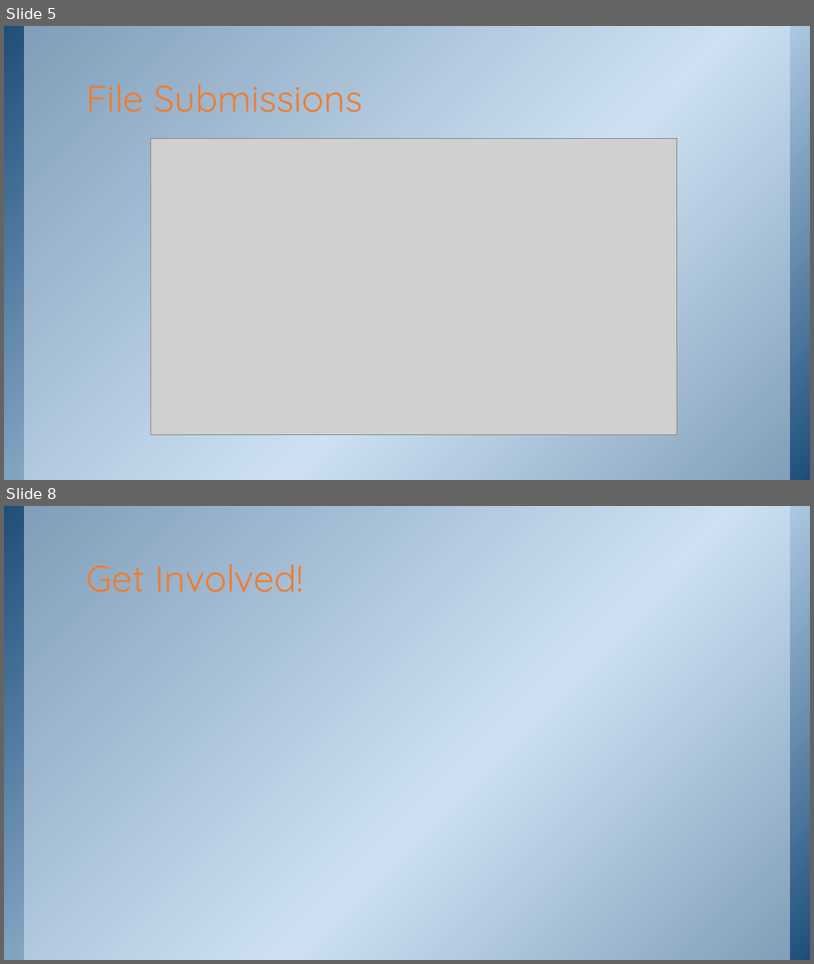
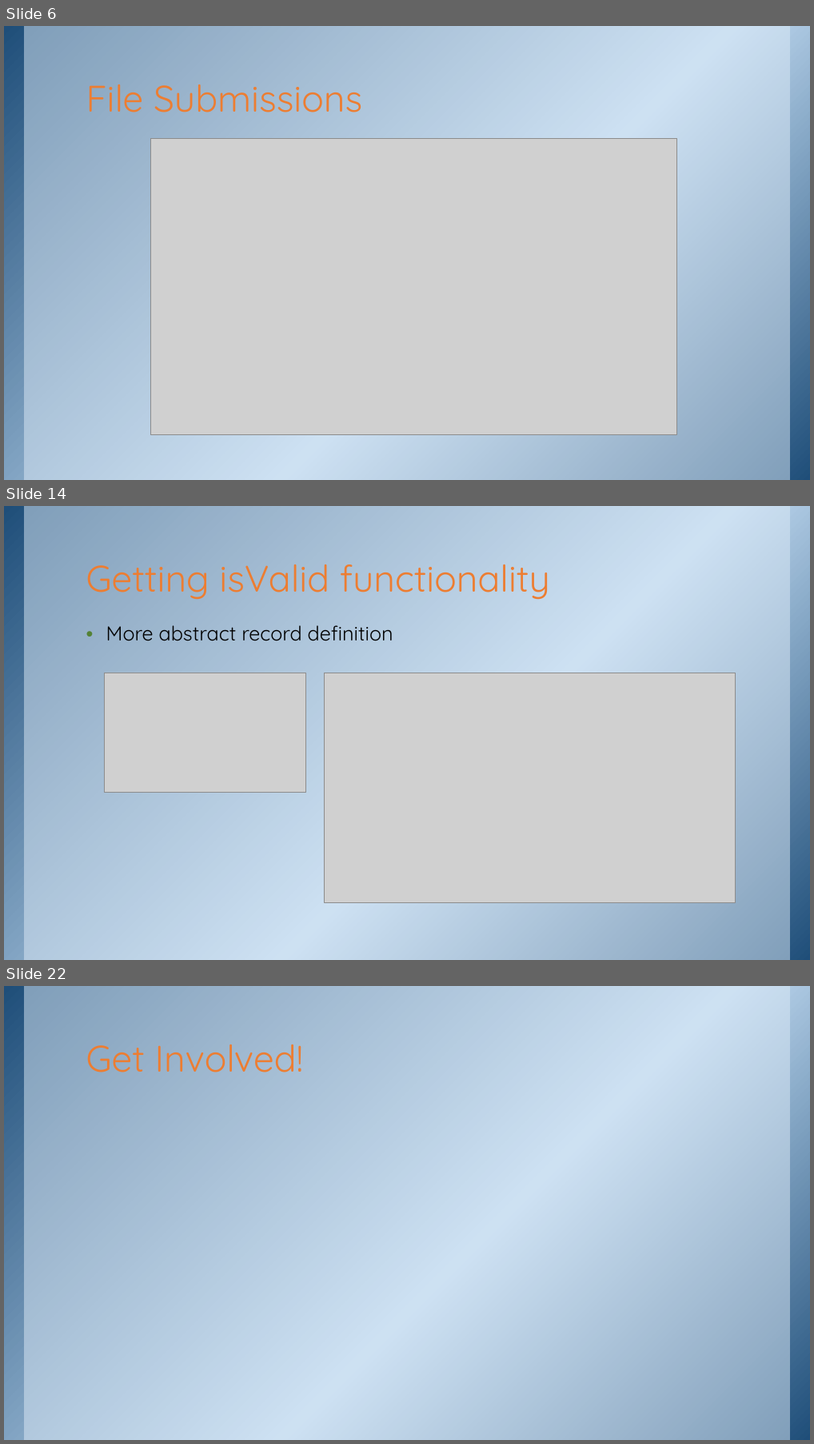
Before and after one commit to purpleabab/wtcs-data-systems-validators, a slide deck: document/DataTypeValidator.pptx. Shown one above the other, each under a label of ours: slides 5 and 8 before the commit, slides 6, 14 and 22 after it; the slides between them are not shown. The pictures are 814x964 and 814x1444 pixels, drawn with LibreOffice and Linux fonts; fonts in the diff are those of the drawing; grey boxes stand for pictures; background and template pictures are left out. Boxes give left, top, right and bottom in pixels: in the first picture for what was removed or moved away, otherwise in the second. Text is boxed around its words. In the diff, an @@ line names an element or a change of style, - is before the commit and + after.

```diff
--- a/document/DataTypeValidator.pptx
+++ b/document/DataTypeValidator.pptx
@@ slide 14 added at (4, 506, 810, 960), background picture (left out); not listed: 2 template elements that a slide beside it also shows @@
@@ title added at (86, 564, 550, 599), 44 pt, text #ED7D31 @@
+Getting isValid functionality
@@ text added at (106, 625, 394, 641), 24 pt, text #000000 @@
+• More abstract record definition
@@ picture added at (105, 672, 306, 792) @@
@@ picture added at (324, 673, 735, 902) @@
@@ what was slide 5 is now slide 6 @@
@@ what was slide 8 is now slide 22 @@
```
Also in this commit, not shown: 2 slides changed, 13 other slides added, 1 other file.
